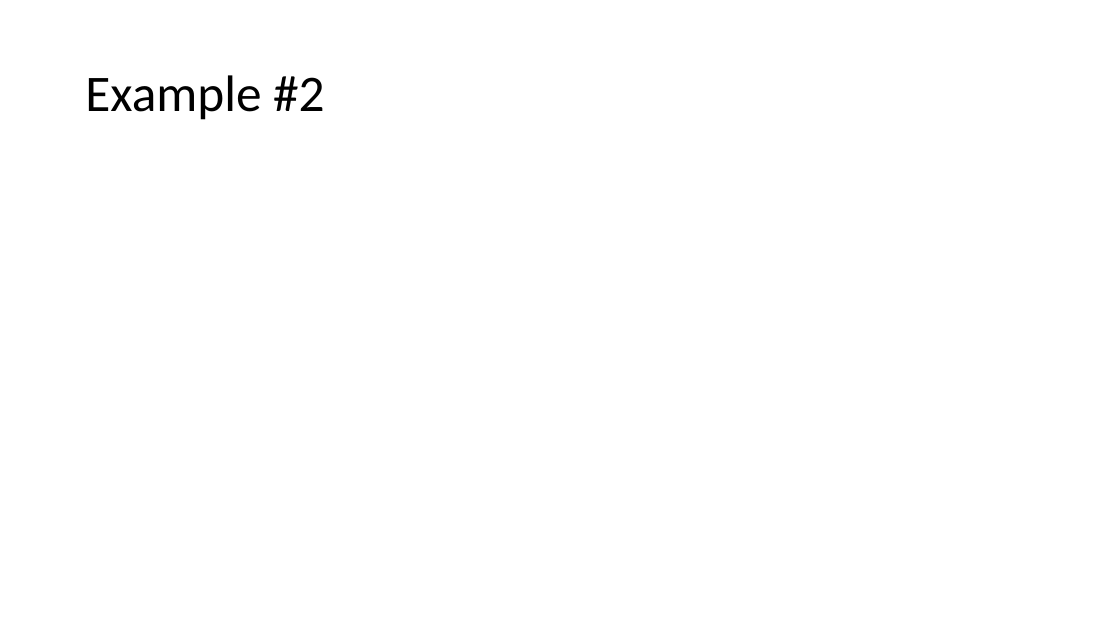
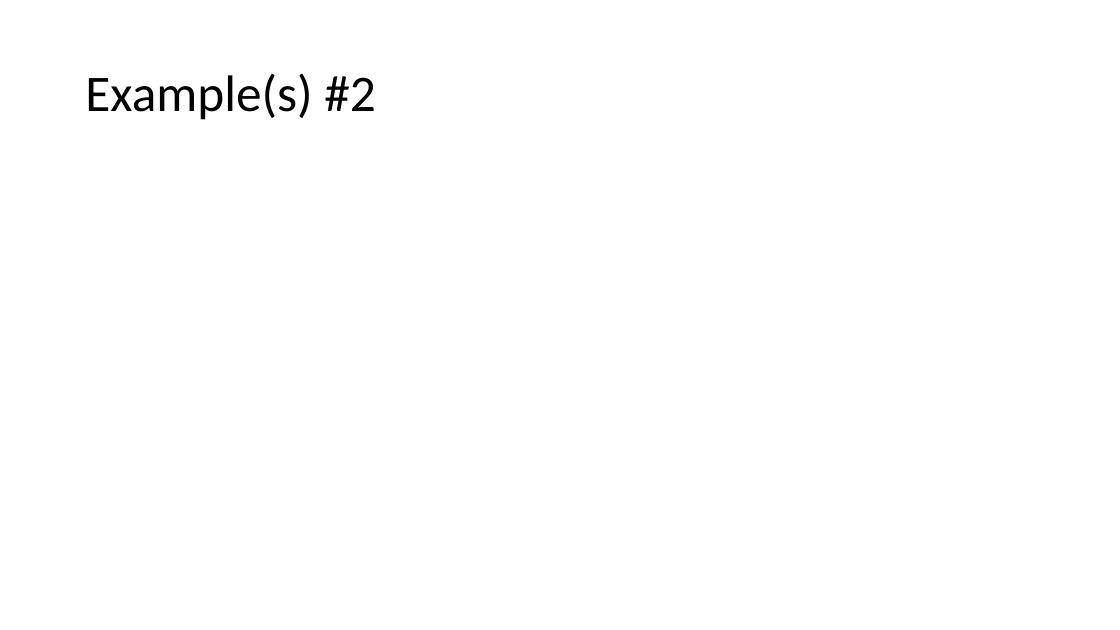
Before and after one commit to jamessdixon/Trinug.MainMeeting.March2017, a slide deck: slide 12 of Presentation/AzureFunctions.pptx (slide 9 before the commit). Drawn at 1120x630 pixels with LibreOffice and Linux fonts; fonts in the diff are those of the drawing. Boxes give left, top, right and bottom in pixels: in the first picture for what was removed or moved away, otherwise in the second. Text is boxed around its words. In the diff, an @@ line names an element or a change of style, - is before the commit and + after.

```diff
--- a/Presentation/AzureFunctions.pptx
+++ b/Presentation/AzureFunctions.pptx
@@ title at [85, 73, 376, 120]: text changed @@
-Example #2
+Example(s) #2
```
Also in this commit, not shown: 2 other slides changed, 4 slides added, 1 slide removed.
